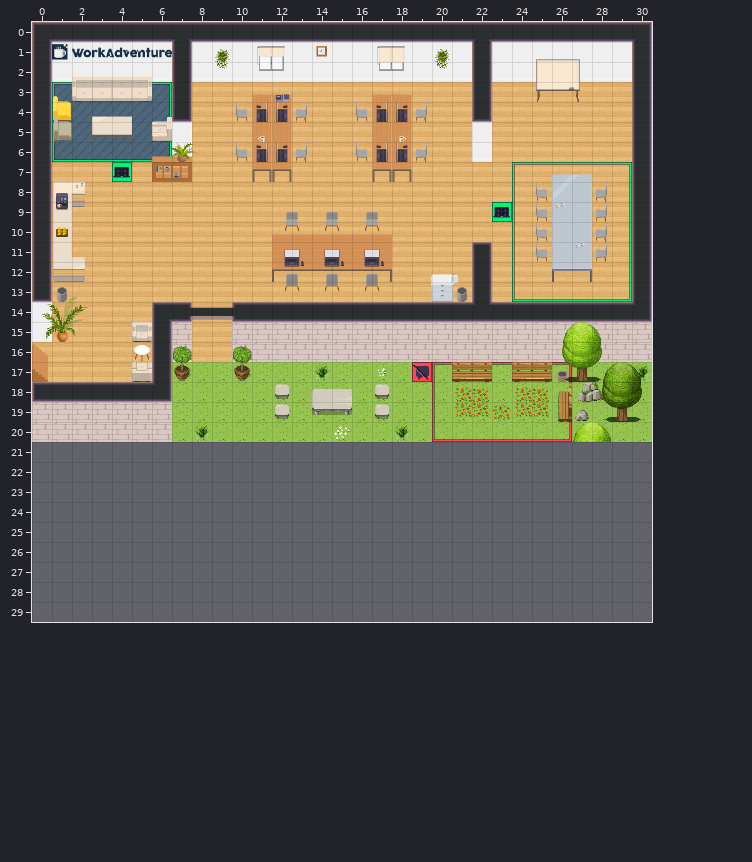
Tiled map (JSON) -- map.tmj. The picture above is the old version.
Cells are 32x32 px. Shown: x 0..30, y 0..29. The old version is drawn lined up with the new one.
And afterwards:
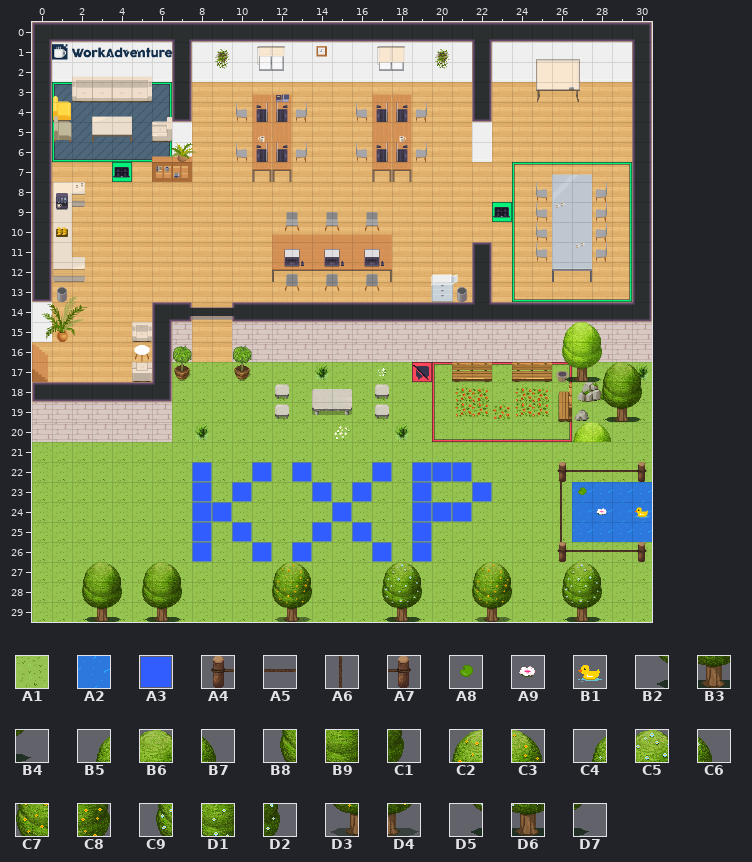
Key: from "Chunk 1": A1 4, A2 5, A3 24, A4 25, A5 26, A6 26 turned 270, A7 27, A8 28, A9 29, B1 30, B2 158, B3 159, B4 160, B5 202, B6 203, B7 204, B8 205, B9 206, C1 207, C2 217, C3 218, C4 220, C5 221, C6 222, C7 224, C8 225, C9 227, D1 228, D2 229, D3 231, D4 232, D5 234, D6 235, D7 236.
__ is an empty cell.
Diff:
{"change": "map size 31x21 -> 31x30 cells"}
{"where": "layer \"floor/floor1\""}
{"y":21,"x":0,"old":"__ __ __ __ __ __ __ __ __ __ __ __ __ __ __ __ __ __ __ __ __ __ __ __ __ __ __ __ __ __ __","new":"A1 A1 A1 A1 A1 A1 A1 A1 A1 A1 A1 A1 A1 A1 A1 A1 A1 A1 A1 A1 A1 A1 A1 A1 A1 A1 A1 A1 A1 A1 A1"}
{"y":22,"x":0,"old":"__ __ __ __ __ __ __ __ __ __ __ __ __ __ __ __ __ __ __ __ __ __ __ __ __ __ __ __ __ __ __","new":"A1 A1 A1 A1 A1 A1 A1 A1 A1 A1 A1 A1 A1 A1 A1 A1 A1 A1 A1 A1 A1 A1 A1 A1 A1 A1 A1 A1 A1 A1 A1"}
{"y":23,"x":0,"old":"__ __ __ __ __ __ __ __ __ __ __ __ __ __ __ __ __ __ __ __ __ __ __ __ __ __ __ __ __ __ __","new":"A1 A1 A1 A1 A1 A1 A1 A1 A1 A1 A1 A1 A1 A1 A1 A1 A1 A1 A1 A1 A1 A1 A1 A1 A1 A1 A1 A2 A2 A2 A2"}
{"y":24,"x":0,"old":"__ __ __ __ __ __ __ __ __ __ __ __ __ __ __ __ __ __ __ __ __ __ __ __ __ __ __ __ __ __ __","new":"A1 A1 A1 A1 A1 A1 A1 A1 A1 A1 A1 A1 A1 A1 A1 A1 A1 A1 A1 A1 A1 A1 A1 A1 A1 A1 A1 A2 A2 A2 A2"}
{"y":25,"x":0,"old":"__ __ __ __ __ __ __ __ __ __ __ __ __ __ __ __ __ __ __ __ __ __ __ __ __ __ __ __ __ __ __","new":"A1 A1 A1 A1 A1 A1 A1 A1 A1 A1 A1 A1 A1 A1 A1 A1 A1 A1 A1 A1 A1 A1 A1 A1 A1 A1 A1 A2 A2 A2 A2"}
{"y":26,"x":0,"old":"__ __ __ __ __ __ __ __ __ __ __ __ __ __ __ __ __ __ __ __ __ __ __ __ __ __ __ __ __ __ __","new":"A1 A1 A1 A1 A1 A1 A1 A1 A1 A1 A1 A1 A1 A1 A1 A1 A1 A1 A1 A1 A1 A1 A1 A1 A1 A1 A1 A1 A1 A1 A1"}
{"y":27,"x":0,"old":"__ __ __ __ __ __ __ __ __ __ __ __ __ __ __ __ __ __ __ __ __ __ __ __ __ __ __ __ __ __ __","new":"A1 A1 A1 A1 A1 A1 A1 A1 A1 A1 A1 A1 A1 A1 A1 A1 A1 A1 A1 A1 A1 A1 A1 A1 A1 A1 A1 A1 A1 A1 A1"}
{"y":28,"x":0,"old":"__ __ __","new":"A1 A1 A1"}
{"y":28,"x":4,"old":"__ __","new":"A1 A1"}
{"y":28,"x":7,"old":"__ __ __ __ __ __ __ __ __ __ __","new":"A1 A1 A1 A1 A1 A1 A1 A1 A1 A1 A1"}
{"y":28,"x":19,"old":"__ __ __ __ __ __ __ __","new":"A1 A1 A1 A1 A1 A1 A1 A1"}
{"y":28,"x":28,"old":"__ __ __","new":"A1 A1 A1"}
{"y":29,"x":0,"old":"__ __ __ __ __ __ __ __ __ __ __ __ __ __ __ __ __ __ __ __ __ __ __ __ __ __ __ __ __ __ __","new":"A1 A1 A1 A1 A1 A1 A1 A1 A1 A1 A1 A1 A1 A1 A1 A1 A1 A1 A1 A1 A1 A1 A1 A1 A1 A1 A1 A1 A1 A1 A1"}
{"where": "layer \"floor/floor2\""}
{"y":22,"x":8,"old":"__","new":"A3"}
{"y":22,"x":11,"old":"__","new":"A3"}
{"y":22,"x":13,"old":"__","new":"A3"}
{"y":22,"x":17,"old":"__","new":"A3"}
{"y":22,"x":19,"old":"__ __ __","new":"A3 A3 A3"}
{"y":22,"x":26,"old":"__ __ __ __ __","new":"A4 A5 A5 A5 A7"}
{"y":23,"x":8,"old":"__","new":"A3"}
{"y":23,"x":10,"old":"__","new":"A3"}
{"y":23,"x":14,"old":"__","new":"A3"}
{"y":23,"x":16,"old":"__","new":"A3"}
{"y":23,"x":19,"old":"__","new":"A3"}
{"y":23,"x":22,"old":"__","new":"A3"}
{"y":23,"x":26,"old":"__ __","new":"A6 A8"}
{"y":24,"x":8,"old":"__ __","new":"A3 A3"}
{"y":24,"x":15,"old":"__","new":"A3"}
{"y":24,"x":19,"old":"__ __ __","new":"A3 A3 A3"}
{"y":24,"x":26,"old":"__","new":"A6"}
{"y":24,"x":28,"old":"__","new":"A9"}
{"y":24,"x":30,"old":"__","new":"B1"}
{"y":25,"x":8,"old":"__","new":"A3"}
{"y":25,"x":10,"old":"__","new":"A3"}
{"y":25,"x":14,"old":"__","new":"A3"}
{"y":25,"x":16,"old":"__","new":"A3"}
{"y":25,"x":19,"old":"__","new":"A3"}
{"y":25,"x":26,"old":"__","new":"A6"}
{"y":26,"x":8,"old":"__","new":"A3"}
{"y":26,"x":11,"old":"__","new":"A3"}
{"y":26,"x":13,"old":"__","new":"A3"}
{"y":26,"x":17,"old":"__","new":"A3"}
{"y":26,"x":19,"old":"__","new":"A3"}
{"y":26,"x":26,"old":"__ __ __ __ __","new":"A4 A5 A5 A5 A7"}
{"where": "layer \"above/above2\""}
{"y":27,"x":2,"old":"__ __ __ __ __ __","new":"B5 B6 B7 B5 B6 B7"}
{"y":27,"x":12,"old":"__ __","new":"C2 C3"}
{"y":27,"x":17,"old":"__ __ __","new":"C4 C5 C6"}
{"y":27,"x":22,"old":"__ __","new":"C2 C3"}
{"y":27,"x":26,"old":"__ __ __","new":"C4 C5 C6"}
{"y":28,"x":2,"old":"__ __ __ __ __ __","new":"B8 B9 C1 B8 B9 C1"}
{"y":28,"x":12,"old":"__ __","new":"C7 C8"}
{"y":28,"x":17,"old":"__ __ __","new":"C9 D1 D2"}
{"y":28,"x":22,"old":"__ __","new":"C7 C8"}
{"y":28,"x":26,"old":"__ __ __","new":"C9 D1 D2"}
{"y":29,"x":2,"old":"__ __ __ __ __ __","new":"B2 B3 B4 B2 B3 B4"}
{"y":29,"x":12,"old":"__ __","new":"D3 D4"}
{"y":29,"x":17,"old":"__ __ __","new":"D5 D6 D7"}
{"y":29,"x":22,"old":"__ __","new":"D3 D4"}
{"y":29,"x":26,"old":"__ __ __","new":"D5 D6 D7"}
{"label":"added","picture_box":[32,442,652,622]}
